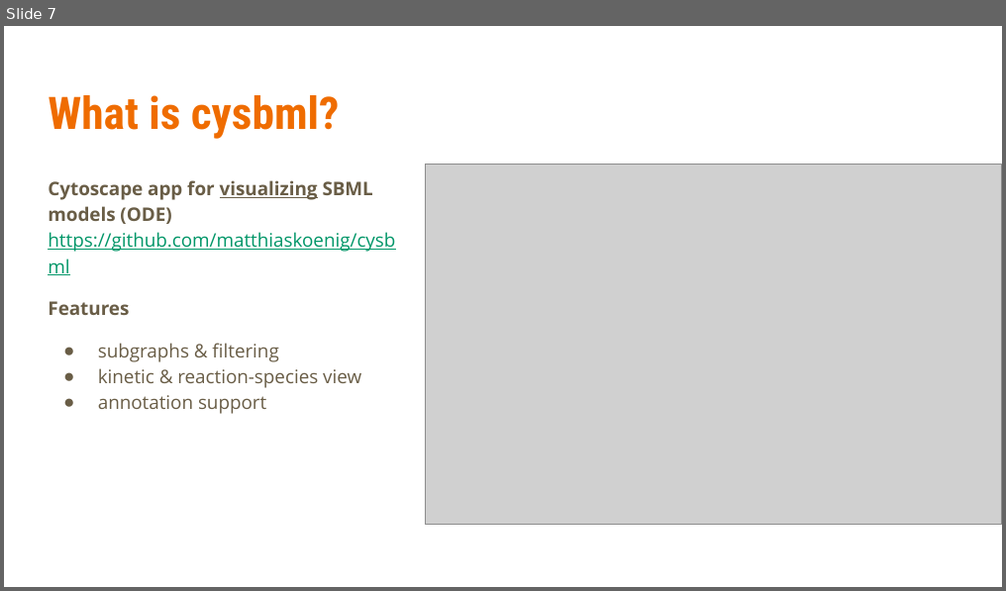
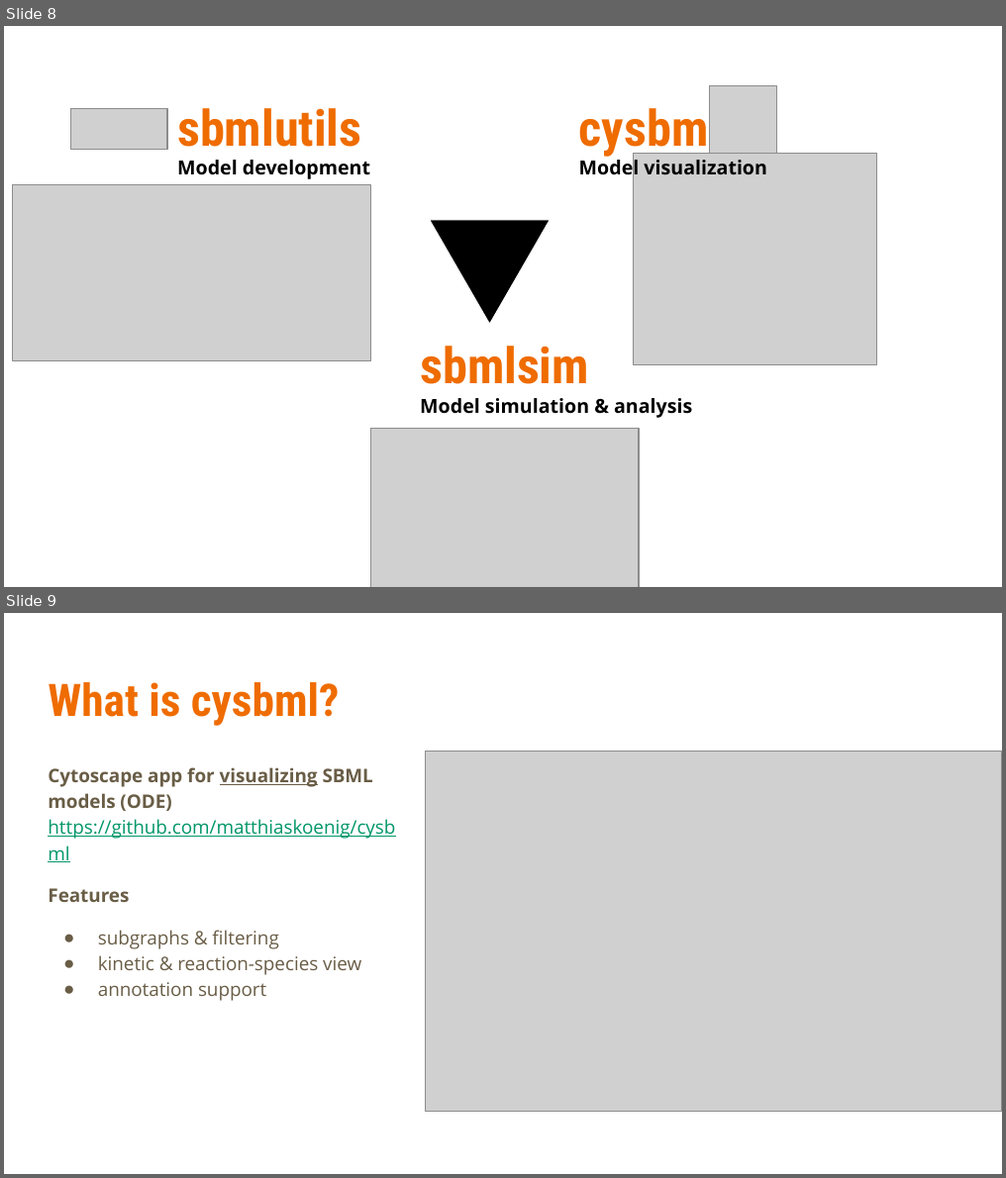
Before and after one commit to matthiaskoenig/sbmlutils, a slide deck: docs/presentations/reproducibility_center_2021/sbmlutils.pptx. Shown one above the other, each under a label of ours: slide 7 before the commit, slides 8 and 9 after it. The pictures are 1006x591 and 1006x1178 pixels, drawn with LibreOffice and Linux fonts; fonts in the diff are those of the drawing; grey boxes stand for pictures. Boxes give left, top, right and bottom in pixels: in the first picture for what was removed or moved away, otherwise in the second. Text is boxed around its words. In the diff, an @@ line names an element or a change of style, - is before the commit and + after.

```diff
--- a/docs/presentations/reproducibility_center_2021/sbmlutils.pptx
+++ b/docs/presentations/reproducibility_center_2021/sbmlutils.pptx
@@ slide 8 added at [4, 26, 1002, 587], background #FFFFFF @@
@@ picture added at [71, 108, 167, 149] @@
@@ text added at [177, 108, 370, 179], 14 pt, text #000000, bold @@
+sbmlutils
+Model development
@@ text added at [579, 99, 767, 181], 14 pt, text #000000, bold @@
+cysbml
+Model visualization
@@ picture added at [710, 85, 776, 153] @@
@@ triangle added at [430, 168, 579, 324], fill #000000, outline #FFFFFF 0.75 pt @@
@@ picture added at [633, 153, 876, 366] @@
@@ picture added at [12, 185, 370, 362] @@
@@ text added at [420, 346, 692, 418], 14 pt, text #000000, bold @@
+sbmlsim
+Model simulation & analysis
@@ picture added at [370, 428, 639, 587] @@
@@ what was slide 7 is now slide 9 @@
```
Also in this commit, not shown: 5 slides changed, 2 other slides added, 1 slide removed, 5 other files.
